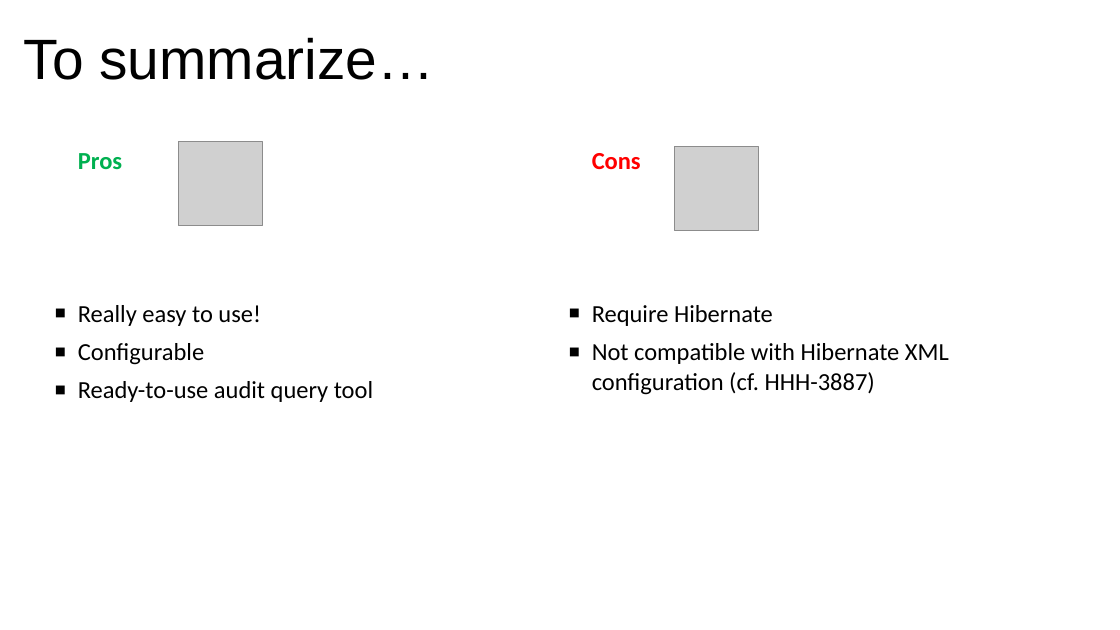
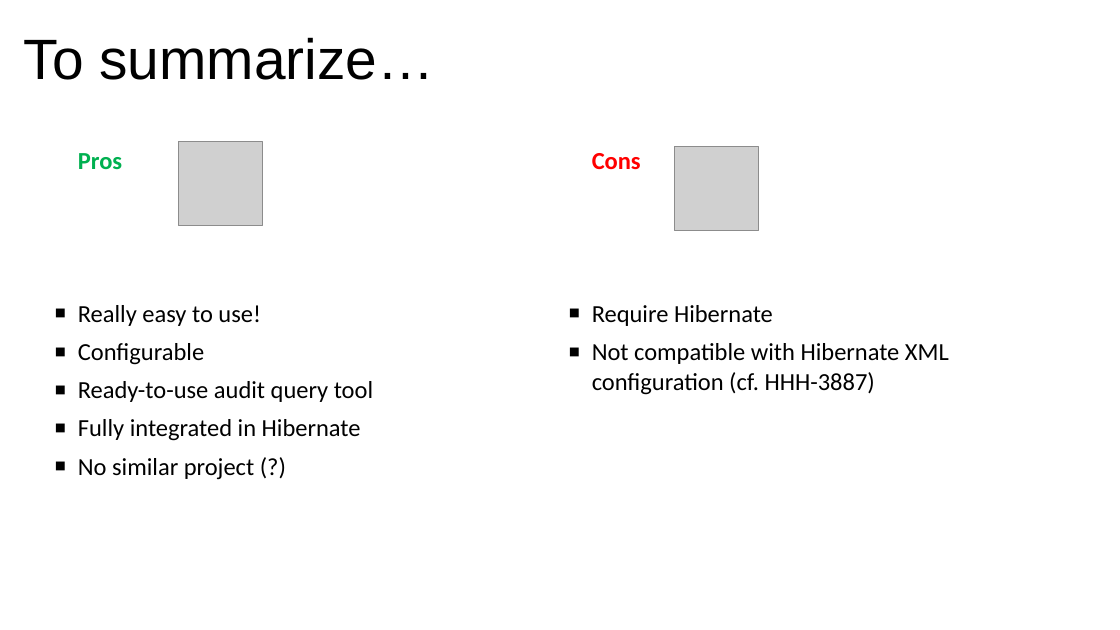
Before and after one commit to linsolas/devoxx-envers, a slide deck: slide 21 of Devoxx 2012 - Hibernate Envers.pptx (slide 19 before the commit). Drawn at 1120x630 pixels with LibreOffice and Linux fonts; fonts in the diff are those of the drawing; grey boxes stand for pictures; background and template pictures are left out. Boxes give left, top, right and bottom in pixels: in the first picture for what was removed or moved away, otherwise in the second. Text is boxed around its words. In the diff, an @@ line names an element or a change of style, - is before the commit and + after.

```diff
--- a/Devoxx 2012 - Hibernate Envers.pptx
+++ b/Devoxx 2012 - Hibernate Envers.pptx
@@ text at (78, 419, 361, 480): paragraphs added @@
+▪ Fully integrated in Hibernate
+▪ No similar project (?)
```
Also in this commit, not shown: 9 other slides changed, 2 slides added.
